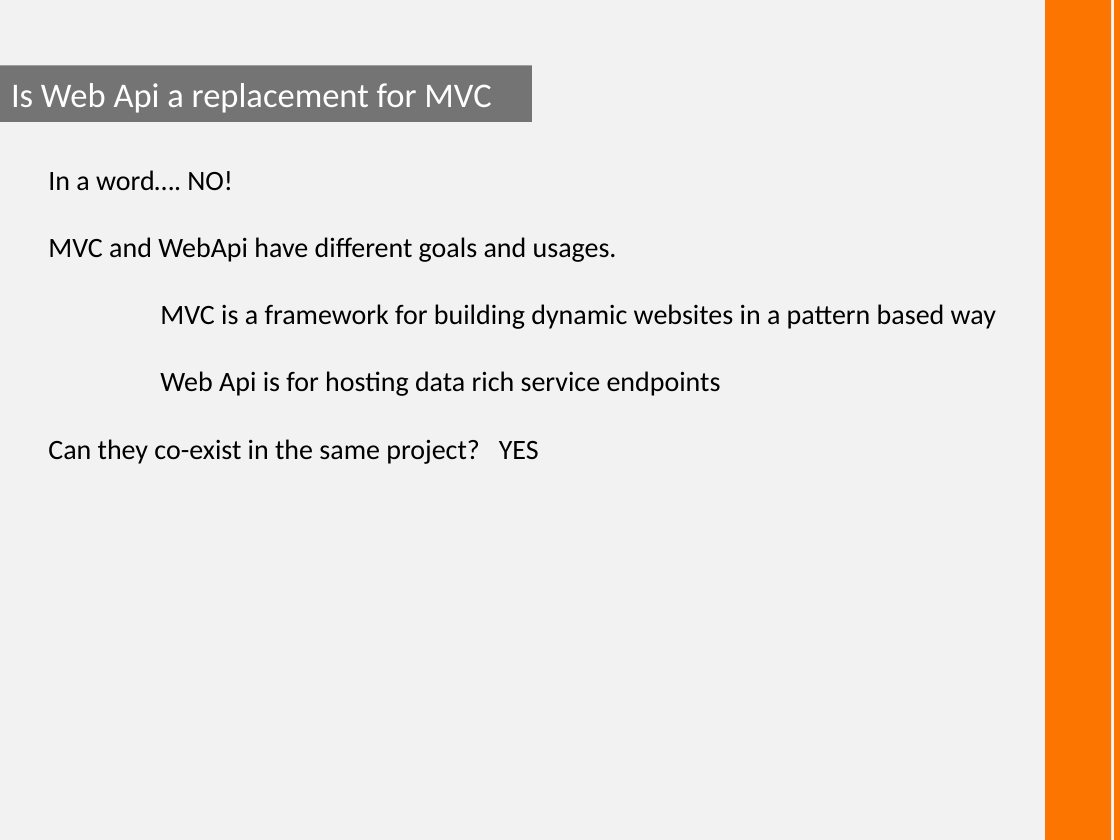
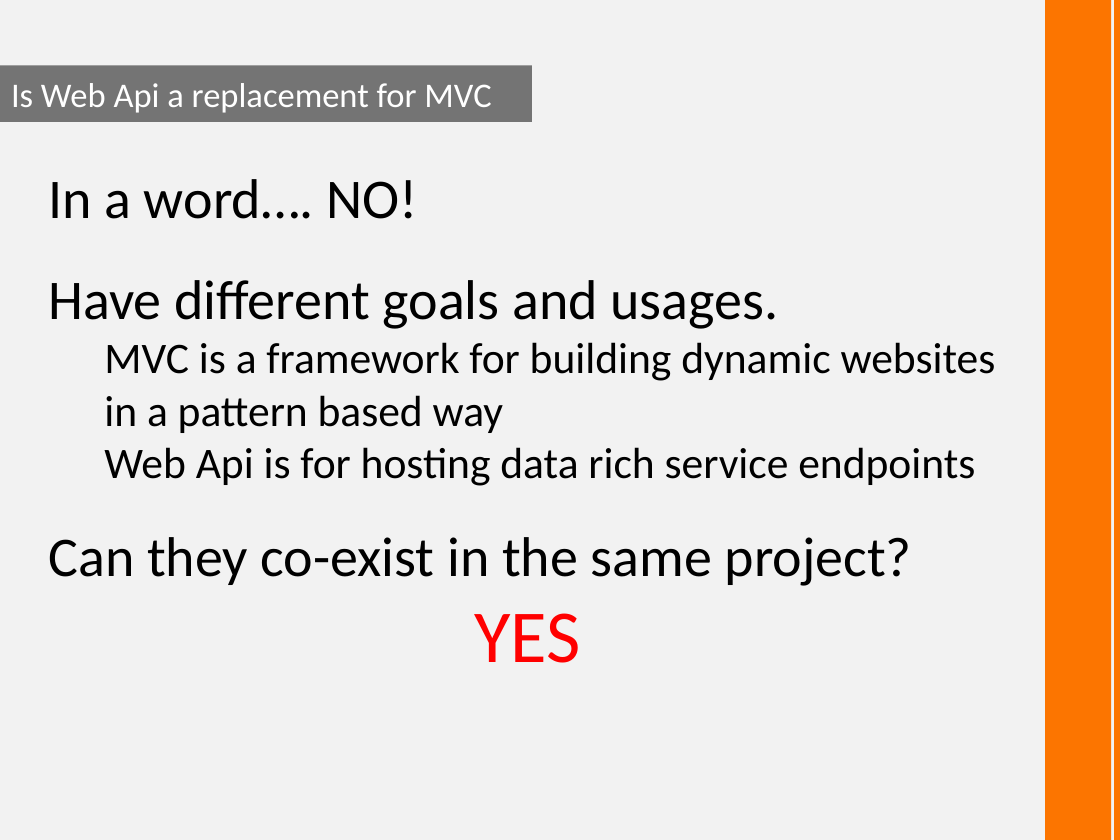
Before and after one commit to derikwhittaker/Demo.WebApi, a slide deck: slide 4 of Demo.WebApi.pptx. Drawn at 1120x840 pixels with LibreOffice and Linux fonts; fonts in the diff are those of the drawing. Boxes give left, top, right and bottom in pixels: in the first picture for what was removed or moved away, otherwise in the second. Text is boxed around its words. In the diff, an @@ line names an element or a change of style, - is before the commit and + after.

```diff
--- a/Demo.WebApi.pptx
+++ b/Demo.WebApi.pptx
@@ text at (x1=48, y1=179, x2=996, y2=486): size 18 to 36 pt in "In a word…. NO!"; size 18 to 28 pt in "MVC is a framework for building dynamic ...", "Web Api is for hosting data rich ..."; list level 1 to 2 in "MVC is a framework for ..."; list level 1 to 2 in "Web Api is for hosting ..." @@
@@ text at (x1=48, y1=280, x2=779, y2=329): text changed; size 18 to 36 pt @@
-MVC and WebApi have different goals and usages.
+Have different goals and usages.
@@ text at (x1=48, y1=537, x2=912, y2=663): text changed; size 18 to 36 pt @@
-Can they co-exist in the same project? YES
+Can they co-exist in the same project?
+YES
```
Also in this commit, not shown: 9 other slides changed, 3 slides added.
